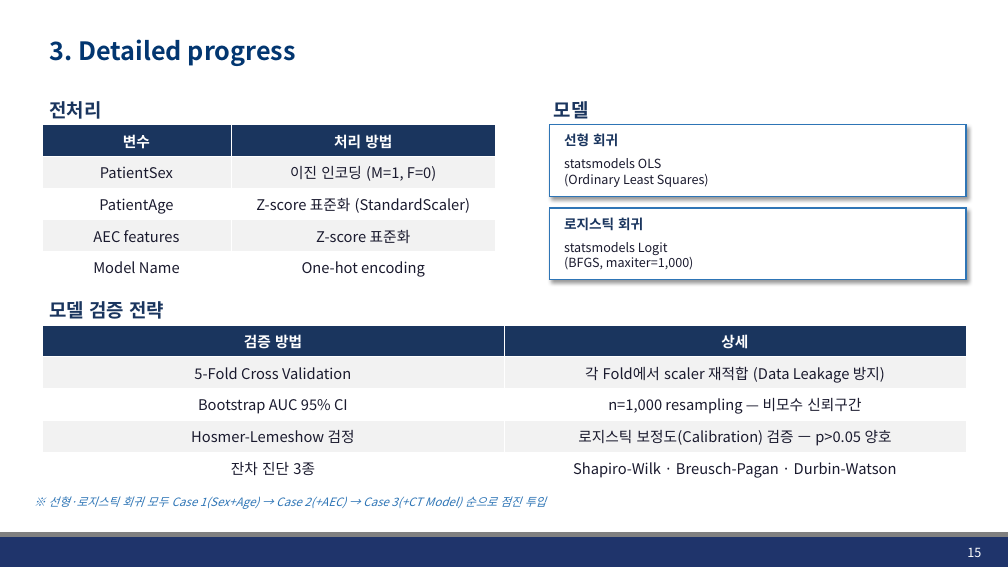
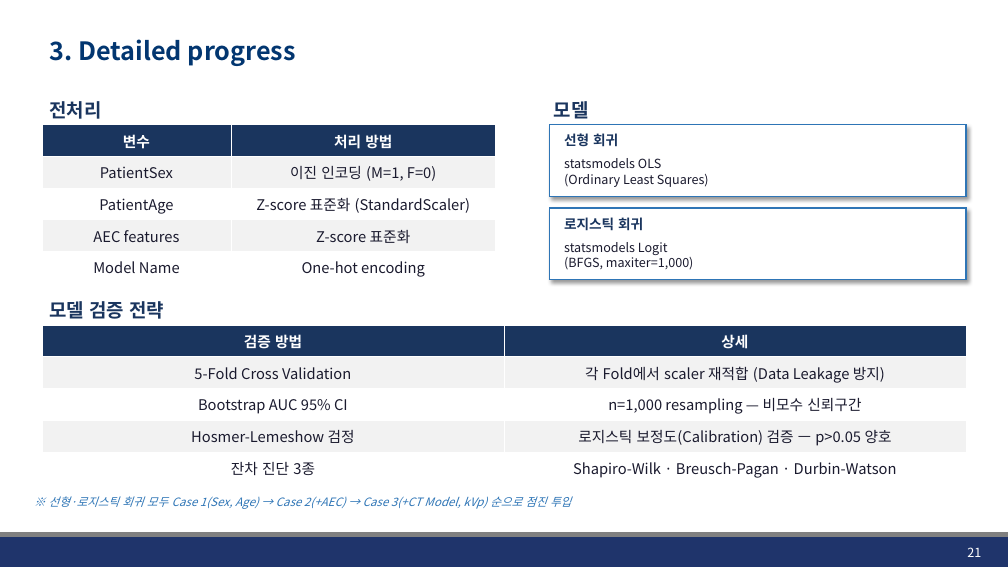
Before and after one commit to JHWannabe/2026-1_Study, a slide deck: slide 21 of 연구자료/260424_Linear_Logistic_Regression.pptx (slide 15 before the commit). Drawn at 1008x567 pixels with LibreOffice and Linux fonts; fonts in the diff are those of the drawing; background and template pictures are left out. Boxes give left, top, right and bottom in pixels: in the first picture for what was removed or moved away, otherwise in the second. Text is boxed around its words. In the diff, an @@ line names an element or a change of style, - is before the commit and + after.

```diff
--- a/연구자료/260424_Linear_Logistic_Regression.pptx
+++ b/연구자료/260424_Linear_Logistic_Regression.pptx
@@ text at box(49, 496, 571, 509): text changed @@
-※ 선형·로지스틱 회귀 모두 Case 1(Sex+Age) → Case 2(+AEC) → Case 3(+CT Model) 순으로 점진 투입
+※ 선형·로지스틱 회귀 모두 Case 1(Sex, Age) → Case 2(+AEC) → Case 3(+CT Model, kVp) 순으로 점진 투입
@@ page number at box(967, 547, 981, 557): text changed @@
-15
+21
```
Also in this commit, not shown: 16 other slides changed, 13 slides added, 5 slides removed, 7 other files.
